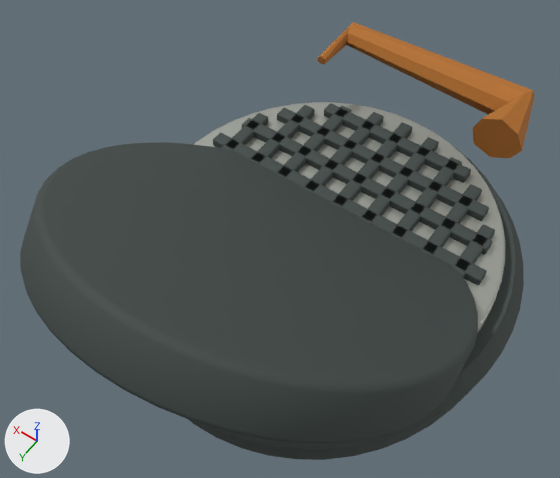
One commit to the glTF model public/models/furniture/waffle-iron.glb: the scene before it, then after it.
Camera for both pictures: a 50 mm camera at (-0.169, 0.266, 0.485) aimed at (0.01, 0.015, 0.09). Lighting does not change. The marker at lower left points along +X, +Y and +Z. The older version comes first. Vertices at exactly the same position are counted once.

Objects in the first picture: 'waffle-iron'.
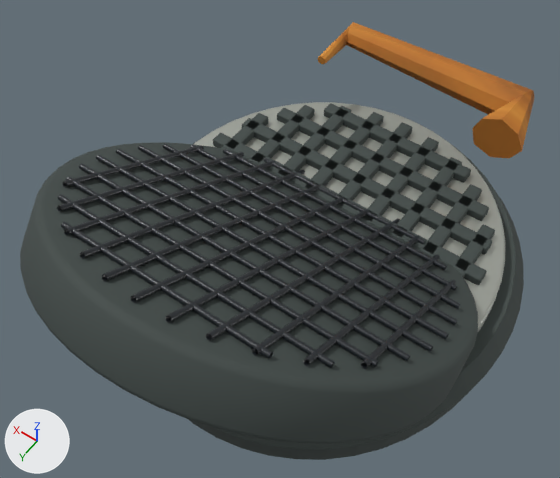
What differs and where, as boxes [x1, y1, x2, y2] in the pictures (560 x 478 px):
```json
{"part": 1, "of": "me_cone_008", "change": "added", "after": [57, 143, 460, 368], "on screen": "black"}
{"part": 2, "of": "me_cone_008", "change": "surface changed", "before": [193, 22, 534, 144], "after": [193, 22, 534, 144]}
```

Scene script edits in JSON lines:
```json
{"op": "add", "block": "mat_black_enamel", "code": ["mat_black_enamel = principled_material('black-enamel')", "mat_black_enamel.base_color = (0.015, 0.019, 0.024)  # black #21262b", "mat_black_enamel.roughness = 0.38"]}
{"block": "me_cone_008", "where": "# used by ob_waffle_iron; location = (0.0, 0.0, 0.0)"}
{"op": "remove", "block": "me_cone_008", "code": "me_cone_008.from_pydata(...)  # 2482 vertices, 4876 faces; spans x -0.14..0.14, y -0.175..0.175, z 0.0..0.19"}
{"op": "add", "block": "me_cone_008", "code": "me_cone_008.from_pydata(...)  # 2922 vertices, 5316 faces; spans x -0.14..0.14, y -0.175..0.175, z 0.0..0.19"}
{"block": "me_cone_008", "change": "me_cone_008 part 1: 440 vertices added at x -0.118..0.118, y -0.061..0.145, z 0.07..0.189"}
{"block": "me_cone_008", "change": "me_cone_008 part 2: 348 kept faces spanning x -0.14..0.14, y -0.175..0.13, z 0.0..0.134 get new texture (UV) coordinates"}
{"op": "add", "block": "me_cone_008", "code": "me_cone_008.materials.append(mat_black_enamel)  # black #21262b"}
```
